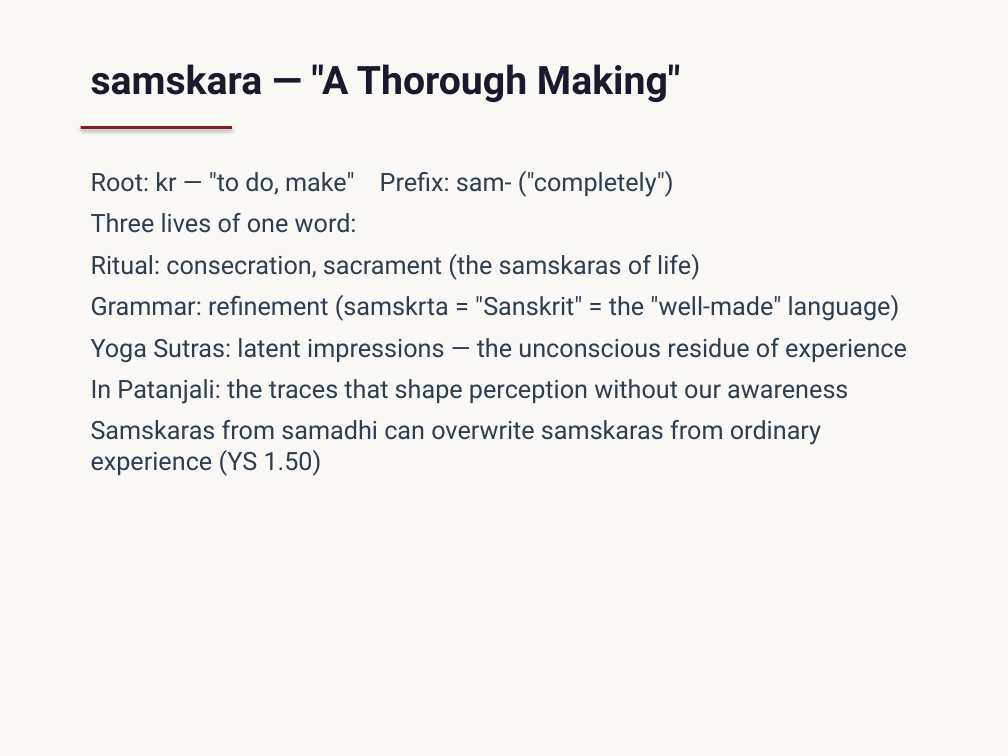
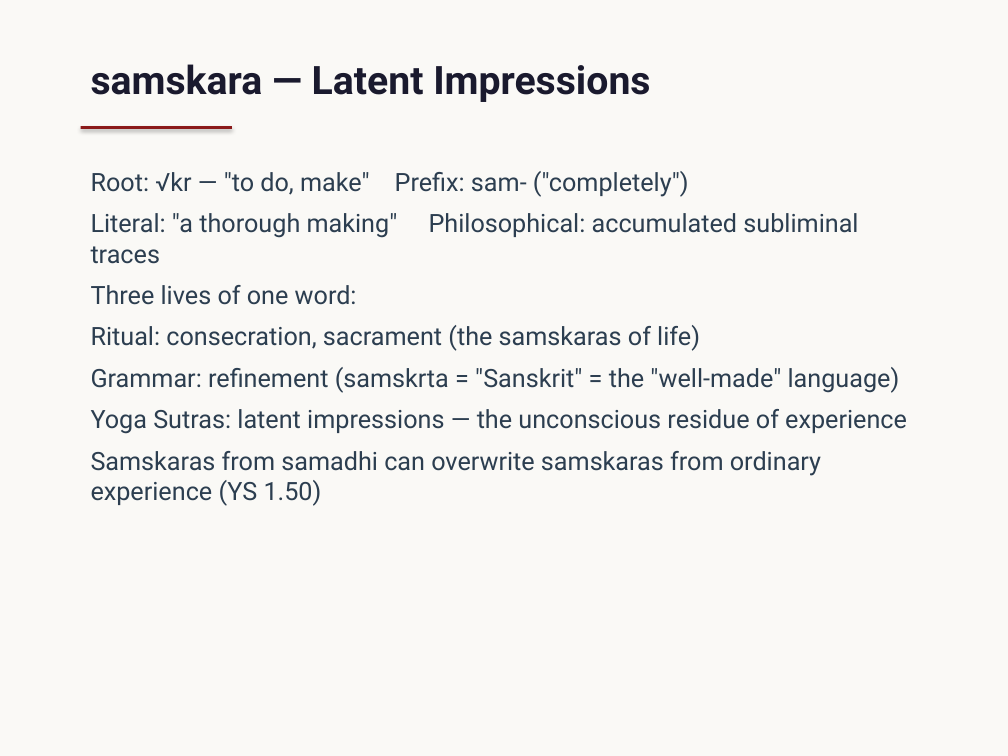
Before and after one commit to jbajaj6/sanskrit_etymology, a slide deck: slide 8 of docs/final_presentation.pptx. Drawn at 1008x756 pixels with LibreOffice and Linux fonts; fonts in the diff are those of the drawing. Boxes give left, top, right and bottom in pixels: in the first picture for what was removed or moved away, otherwise in the second. Text is boxed around its words. In the diff, an @@ line names an element or a change of style, - is before the commit and + after.

```diff
--- a/docs/final_presentation.pptx
+++ b/docs/final_presentation.pptx
@@ text at [91, 64, 650, 102]: text changed @@
-samskara — "A Thorough Making"
+samskara — Latent Impressions
@@ text at [91, 171, 858, 238]: text changed @@
-Root: kr — "to do, make" Prefix: sam- ("completely")
+Root: √kr — "to do, make" Prefix: sam- ("completely")
+Literal: "a thorough making" Philosophical: accumulated subliminal traces
@@ text at [91, 379, 848, 404]: paragraph removed @@
-In Patanjali: the traces that shape perception without our awareness
```
Also in this commit, not shown: 7 other slides changed, 1 other file.
